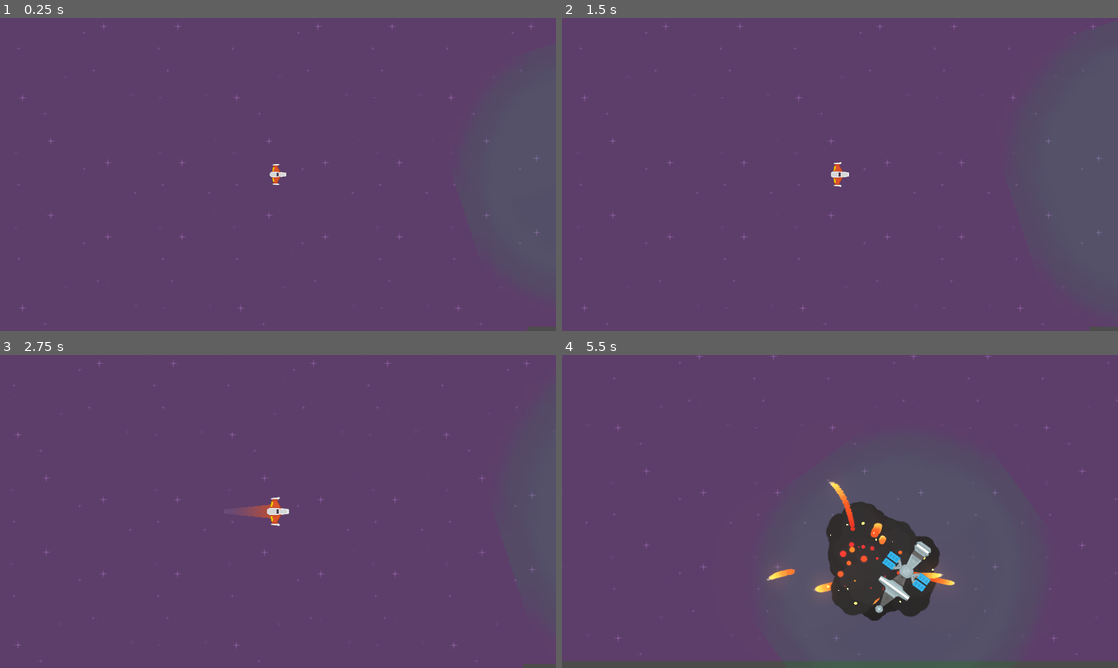
Above: before the commit, frames 1-4 (two rows, left to right).
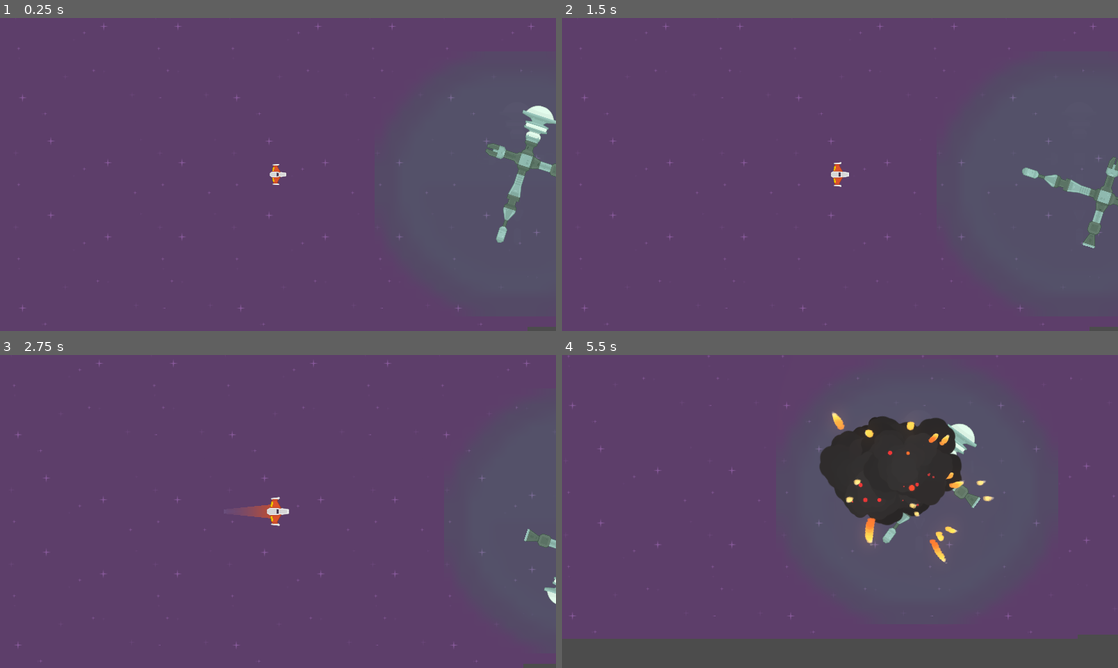
Above: after the commit, the same moments.

Repository: Elunneh/Juego-Meteo
Game: Godot game, scene res://Juego/Niveles/NivelTest.tscn
Two runs of this game, one before a commit and one after it. Both use one fixed random seed, a clock stepped at 60 frames per second and the inputs below.
Inputs (mouse positions are in pixels of both pictures, inside the frame that each line leads up to):
- Up to frame 1 (0.25 s): no input
- Up to frame 2 (1.5 s): move the mouse to (962, 158) at 0.52 s; press the mouse at (962, 158) at 0.53 s; hold W (mover_adelante) 0.53-1.28 s; move the mouse to (728, 190) at 1.27 s; release the mouse at (728, 190) at 1.28 s; hold S (mover_atras) from 1.28 s (still down); right-click (728, 190) at 1.35 s
- Up to frame 3 (2.75 s): move the mouse to (333, 442) at 2.02 s; release S (mover_atras) at 2.03 s; hold W (mover_adelante) from 2.03 s (still down); tap E (recarga_laser) at 2.1 s
- Up to frame 4 (5.5 s): move the mouse to (812, 574) at 2.77 s; tap A (rotar_antihorario) at 2.85 s; move the mouse to (1006, 558) at 3.52 s; release W (mover_adelante) at 3.53 s; hold D (rotar_horario) 3.53-4.28 s; hold S (mover_atras) from 3.53 s (still down); move the mouse to (673, 464) at 4.27 s; tap Mouse wheel up (zoom_acercar) at 4.35 s; move the mouse to (867, 511) at 5.02 s; hold Mouse wheel down (zoom_alejar) from 5.03 s (still down)

The runs differ from the first frame. In frame 1, 1.3% of the frame differs, in the area x 87-100%, y 28-72%; in frame 2, 1.0%; in frame 3, 0.3%; in frame 4, 20%, in the area x 0-100%, y 0-98%.

Commit message:
actualizado

Diff:
--- a/Juego/Autoload/Eventos.gd
+++ b/Juego/Autoload/Eventos.gd
@@ -5,3 +5,4 @@
 signal nave_en_sector_peligro(centro_camara, tipo_peligro, num_peligros)
 signal spawn_meteorito(posicion, direccion, tamanio)
 signal meteorito_destruido(posicion)
+signal base_destruida(posiciones)
--- /dev/null
+++ b/Juego/Naves/AreaColision.gd
@@ -0,0 +1,2 @@
+
+extends Area2D
--- a/Juego/Naves/BaseEnemiga.gd
+++ b/Juego/Naves/BaseEnemiga.gd
@@ -7,10 +7,18 @@
 
 ##Antributo Onready
 
+onready var impacto_sfx: AudioStreamPlayer = $ImpactoSFX
 
+#Atributos
+
+var esta_destruida: bool = false
+
+#Metodos
 
 func _ready()-> void:
 	$AnimationPlayer.play(elegir_animacion_aleatoria())
+
+#Metodos Customs
 
 func elegir_animacion_aleatoria()-> String:
 	randomize()
@@ -19,3 +27,21 @@
 	var lista_animacion: Array = $AnimationPlayer.get_animation_list()
 
 	return lista_animacion[indice_anim_aleatoria]
+
+func recibir_danio(danio: float)-> void:
+	hitpoints -= danio
+
+	if hitpoints <= 0 and not esta_destruida:
+		esta_destruida = true
+		destruir()
+	impacto_sfx.play()
+
+func destruir()-> void:
+	var posicion_partes = [$Sprites/SpriteA.global_position, $Sprites/SpriteB.global_position, $Sprites/SpriteC.global_position, $Sprites/SpriteD.global_position]
+
+	Eventos.emit_signal("base_destruida", posicion_partes)
+	queue_free()
+
+func _on_AreaColision_body_entered(body: Node)-> void:
+	if body.has_method("destruir"):
+		body.destruir()
--- a/Juego/Naves/BaseEnemiga.tscn
+++ b/Juego/Naves/BaseEnemiga.tscn
@@ -7,7 +7,20 @@
 [ext_resource path="res://Juego/Naves/Enemigos/spaceStationD.png" type="Texture" id=5]
 [ext_resource path="res://Juego/Naves/Enemigos/EstacionEnemiga.png" type="Texture" id=6]
 [ext_resource path="res://Juego/Naves/BaseEnemiga.gd" type="Script" id=7]
-[ext_resource path="res://Juego/Naves/Enemigos/Impactado.ogg" type="AudioStream" id=8]
+[ext_resource path="res://Juego/Naves/Player/Sonidos/impacto.ogg" type="AudioStream" id=8]
+[ext_resource path="res://Juego/Naves/Enemigos/AreaColision.gd" type="Script" id=9]
+
+[sub_resource type="CapsuleShape2D" id=4]
+radius = 54.0
+height = 350.0
+
+[sub_resource type="CapsuleShape2D" id=5]
+radius = 18.0
+height = 76.0
+
+[sub_resource type="CapsuleShape2D" id=6]
+radius = 20.0
+height = 46.0
 
 [sub_resource type="Animation" id=1]
 resource_name = "Default"
@@ -60,10 +73,10 @@
 tracks/1/imported = false
 tracks/1/enabled = true
 tracks/1/keys = {
-"times": PoolRealArray( 0, 2 ),
+"times": PoolRealArray( 0, 5 ),
 "transitions": PoolRealArray( 1, 1 ),
 "update": 0,
-"values": [ Color( 1, 1, 1, 0.247059 ), Color( 1, 1, 1, 0 ) ]
+"values": [ Color( 1, 1, 1, 0.0196078 ), Color( 1, 1, 1, 0 ) ]
 }
 
 [sub_resource type="Animation" id=3]
@@ -89,10 +102,10 @@
 tracks/1/imported = false
 tracks/1/enabled = true
 tracks/1/keys = {
-"times": PoolRealArray( 0, 2.1 ),
+"times": PoolRealArray( 0, 5 ),
 "transitions": PoolRealArray( 1, 1 ),
 "update": 0,
-"values": [ Color( 1, 1, 1, 0.247059 ), Color( 1, 1, 1, 0 ) ]
+"values": [ Color( 1, 1, 1, 0.0196078 ), Color( 1, 1, 1, 0 ) ]
 }
 
 [node name="BaseEnemiga" type="Node2D"]
@@ -117,16 +130,27 @@
 texture = ExtResource( 5 )
 
 [node name="AreaColision" type="Area2D" parent="."]
-visible = false
-collision_layer = 0
+collision_layer = 32
+script = ExtResource( 9 )
 
 [node name="CollisionShape2D" type="CollisionShape2D" parent="AreaColision"]
+position = Vector2( 5, -56 )
+shape = SubResource( 4 )
+
+[node name="CollisionShape2D2" type="CollisionShape2D" parent="AreaColision"]
+position = Vector2( 130, -97 )
+rotation = -1.5708
+shape = SubResource( 5 )
+
+[node name="CollisionShape2D3" type="CollisionShape2D" parent="AreaColision"]
+position = Vector2( -92, -100 )
+rotation = 1.5708
+shape = SubResource( 6 )
 
 [node name="AreaAtraccion" parent="." instance=ExtResource( 1 )]
-visible = false
 
 [node name="SpriteZonaRecarga" type="Sprite" parent="."]
-modulate = Color( 1, 1, 1, 0.247059 )
+modulate = Color( 1, 1, 1, 0.0117647 )
 position = Vector2( 6, -45 )
 texture = ExtResource( 6 )
 
@@ -135,9 +159,10 @@
 anims/rotacion_anti_horario = SubResource( 2 )
 anims/rotacion_horario = SubResource( 3 )
 
-[node name="Impacto_sfx" type="AudioStreamPlayer2D" parent="."]
+[node name="ImpactoSFX" type="AudioStreamPlayer" parent="."]
 stream = ExtResource( 8 )
-volume_db = -10.4
+volume_db = -12.077
 bus = "SFX"
 
 [node name="VisibilityNotifier2D" type="VisibilityNotifier2D" parent="."]
+[connection signal="body_entered" from="AreaColision" to="." method="_on_AreaColision_body_entered"]
--- a/Juego/Naves/Enemigos/EnemigoDummy.tscn
+++ b/Juego/Naves/Enemigos/EnemigoDummy.tscn
@@ -2,8 +2,9 @@
 
 [ext_resource path="res://icon.png" type="Texture" id=1]
 [ext_resource path="res://Juego/Naves/Enemigos/EnemigoDummy.gd" type="Script" id=2]
-[ext_resource path="res://Juego/Naves/Enemigos/Area2D.gd" type="Script" id=3]
+[ext_resource path="res://Juego/Naves/Enemigos/AreaColision.gd" type="Script" id=3]
 [ext_resource path="res://Juego/Proyectiles/CanionEnemigo.tscn" type="PackedScene" id=4]
+
 
 [sub_resource type="RectangleShape2D" id=1]
 extents = Vector2( 96.5397, 97.0247 )
--- a/Juego/Naves/Player/Player.tscn
+++ b/Juego/Naves/Player/Player.tscn
@@ -59,6 +59,7 @@
 [node name="LaserBeam2D" parent="." index="9" instance=ExtResource( 5 )]
 position = Vector2( 33.8461, 0 )
 z_index = -41
+collision_mask = 38
 [connection signal="animation_finished" from="AnimationPlayer" to="." method="_on_AnimationPlayer_animation_finished"]
 
 [editable path="Canion"]
--- a/Juego/Niveles/Nivel.gd
+++ b/Juego/Niveles/Nivel.gd
@@ -27,12 +27,14 @@
 	player = DatosJuego.get_player_actual()
 
 #Metodos Custom
+
 func conectar_seniales()-> void:
 	Eventos.connect("disparo", self, "_on_disparo")
 	Eventos.connect("nave_destruida", self, "_on_nave_destruida")
 	Eventos.connect("nave_en_sector_peligro", self, "_on_nave_en_sector_peligro")
 	Eventos.connect("spawn_meteorito", self, "_on_spawn_meteoritos")
 	Eventos.connect("meteorito_destruido", self, "_on_meteorito_destruido")
+	Eventos.connect("base_destruida", self,"_on_base_destruida")
 
 func crear_contenedores()-> void:
 	contenedor_proyectiles = Node.new()
@@ -124,6 +126,8 @@
 func _on_nave_destruida(nave: Player, posicion: Vector2, num_explosiones:int) -> void:
 	if nave is Player:
 		transicion_camaras(posicion, posicion + crear_posiciones_aleatoria(-200.0, 200.0), camara_nivel, tiempo_transicion_camara )
+		crear_explosion(posicion, num_explosiones, 0.6, Vector2(100.0, 50.0) )
+
 
 
 
@@ -133,6 +137,19 @@
 		new_explosion.global_position = posicion + crear_posiciones_aleatoria(100.0, 50.0)
 		add_child(new_explosion)
 		yield(get_tree().create_timer(0.6), "timeout")
+
+func _on_base_destruida(pos_partes:Array )-> void:
+	for position in pos_partes:
+		crear_explosion(position)
+		yield (get_tree().create_timer(0.5),"timeout")
+
+
+func crear_explosion(posicion: Vector2, numero:int = 1, intervalo:float = 0.0, rangos_aleatorios: Vector2 = Vector2(0.0, 0.0))-> void:
+	for _i in range(numero):
+		var new_explosion:Node2D = explosion.instance()
+		new_explosion.global_position = posicion + crear_posiciones_aleatoria(rangos_aleatorios.x, rangos_aleatorios.y)
+		add_child(new_explosion)
+		yield(get_tree().create_timer(intervalo), "timeout")
 
 func _on_spawn_meteoritos(pos_spawn: Vector2, dir_meteorito: Vector2, tamanio:float)-> void:
 	var new_meteorito: Meteoritos = meteorito.instance()
--- a/Juego/Niveles/NivelTest.tscn
+++ b/Juego/Niveles/NivelTest.tscn
@@ -12,6 +12,7 @@
 [ext_resource path="res://Juego/Naves/Enemigos/EnemigoInterceptor.tscn" type="PackedScene" id=10]
 [ext_resource path="res://Juego/Niveles/CamaraNivel.gd" type="Script" id=11]
 [ext_resource path="res://Juego/Estacion Recarga/EstacionRecarga.tscn" type="PackedScene" id=12]
+[ext_resource path="res://Juego/Naves/BaseEnemiga.tscn" type="PackedScene" id=13]
 
 [node name="NivelTest" type="Node2D"]
 script = ExtResource( 3 )
@@ -95,7 +96,10 @@
 [node name="ContenedorEstaciones" type="Node" parent="."]
 
 [node name="EstacionRecarga" parent="ContenedorEstaciones" instance=ExtResource( 12 )]
-position = Vector2( 2268.11, -77.7726 )
+position = Vector2( 2881.74, -1019.63 )
+
+[node name="BaseEnemiga" parent="ContenedorEstaciones" instance=ExtResource( 13 )]
+position = Vector2( 1969.33, -33.2977 )
 
 [node name="TriggersInterseptores" type="Node" parent="."]
 
--- a/Juego/Proyectiles/ProyectilPlayer.tscn
+++ b/Juego/Proyectiles/ProyectilPlayer.tscn
@@ -7,6 +7,7 @@
 height = 29.6991
 
 [node name="ProyectilPlayer" instance=ExtResource( 1 )]
+collision_mask = 38
 
 [node name="CollisionShape2D" parent="." index="1"]
 shape = SubResource( 1 )
--- a/project.godot
+++ b/project.godot
@@ -12,7 +12,7 @@
 "base": "Area2D",
 "class": "AreaColision",
 "language": "GDScript",
-"path": "res://Juego/Naves/Enemigos/Area2D.gd"
+"path": "res://Juego/Naves/Enemigos/AreaColision.gd"
 }, {
 "base": "Node2D",
 "class": "BaseEnemiga",
@@ -160,7 +160,7 @@
 
 config/name="Meteoritos_GAME"
 run/main_scene="res://Juego/Niveles/NivelTest.tscn"
-config/icon="res://iconoMeteo.png"
+config/icon="res://Juego/iconoMeteo.png"
 
 [autoload]
 
@@ -243,6 +243,7 @@
 2d_physics/layer_3="Meteorito"
 2d_physics/layer_4="Proyectil_player"
 2d_physics/layer_5="Proyectil_enemigo"
+2d_physics/layer_6="base_enemiga"
 
 [rendering]
 
Not shown: 1 places in Juego/Naves/BaseEnemiga.tscn that only renumber resources
Renamed: Juego/Naves/Enemigos/Area2D.gd -> Juego/Naves/Enemigos/AreaColision.gd
Not shown: 1 places in Juego/Niveles/NivelTest.tscn that only renumber resources
Renamed: iconoMeteo.png -> Juego/iconoMeteo.png
Not shown, changed: Juego/iconoMeteo.png.import
